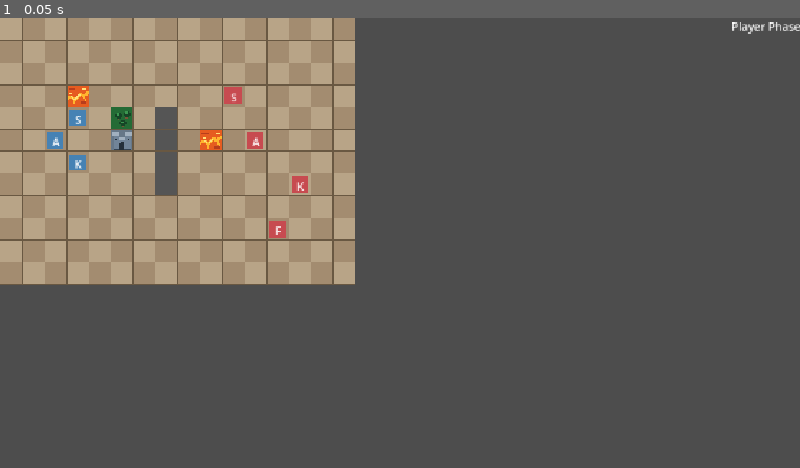
Above: before the commit, frame 1.
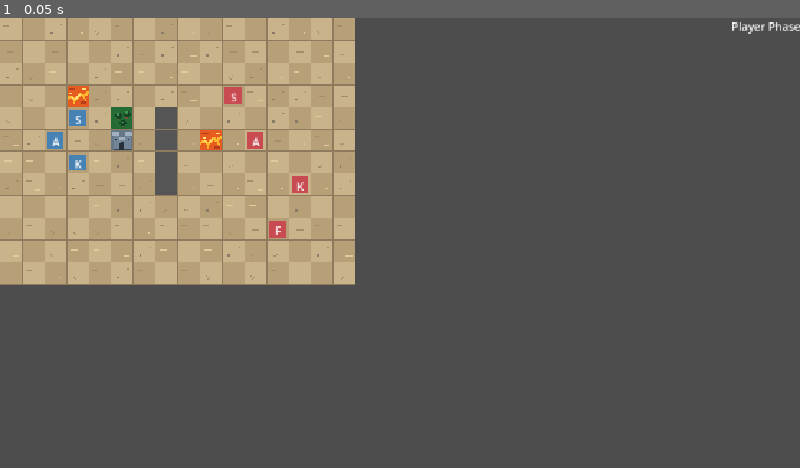
Above: after the commit, the same moment.

Repository: Maxington20/new-game-project
Game: Godot game, scene res://tests/test_encounter_selection.tscn
Same seed, same stepped clock (60 frames per second), same inputs: the game is played once before the commit and once after it. The project has no main scene, so this scene is started directly.
Inputs:
- Up to frame 1 (0.05 s): no input

The runs differ from the first frame. In frame 1, 2.0% of the frame differs, in the area x 0-45%, y 0-60%.

Commit message:
Added biome-specific battlefield and combat backgrounds

Diff:
--- a/scenes/battle_animation_overlay.gd
+++ b/scenes/battle_animation_overlay.gd
@@ -58,7 +58,8 @@
 var level_title: Label
 var level_stats_column: VBoxContainer
 var promotion_picker: PromotionSelection
-
+var sky_scenery: Control
+var ground_details: Control
 
 func _ready() -> void:
 	mouse_filter = Control.MOUSE_FILTER_STOP
@@ -67,8 +68,9 @@
 	ground.color = GROUND_COLOR
 
 	setup_terrain_backgrounds()
-
+	setup_sky_scenery()
 	setup_terrain_scenery()
+	setup_ground_details()
 
 	enemy_sprite.color = ENEMY_COLOR
 	player_sprite.color = PLAYER_COLOR
@@ -163,6 +165,8 @@
 	player_terrain_ground.color = get_battle_terrain_color(player_unit)
 
 	update_terrain_scenery()
+	update_sky_scenery()
+	update_ground_details()
 
 	player_name.text = player_unit.unit_data.character_name
 	enemy_name.text = enemy_unit.unit_data.character_name
@@ -814,6 +818,7 @@
 
 
 
+
 func get_battle_terrain_color(unit: Unit) -> Color:
 	if battlefield_grid == null:
 		return GROUND_COLOR
@@ -822,18 +827,25 @@
 		unit.grid_position
 	)
 
-	if terrain == null:
-		return GROUND_COLOR
-
-	match terrain.terrain_type:
-		TerrainResource.TerrainType.FOREST:
-			return Color("#285c32")
-
-		TerrainResource.TerrainType.FORT:
-			return Color("#707986")
-
-		TerrainResource.TerrainType.LAVA:
-			return Color("#9b3f28")
+	# Special terrain takes priority over the map's biome.
+	if terrain != null:
+		match terrain.terrain_type:
+			TerrainResource.TerrainType.FOREST:
+				return Color("#285c32")
+
+			TerrainResource.TerrainType.FORT:
+				return Color("#707986")
+
+			TerrainResource.TerrainType.LAVA:
+				return Color("#9b3f28")
+
+	# Ordinary ground reflects the battlefield's biome.
+	match battlefield_grid.biome:
+		BattlefieldGrid.Biome.DESERT:
+			return Color("#c5aa7e")
+
+		BattlefieldGrid.Biome.SNOW:
+			return Color("#d8e3e9")
 
 		_:
 			return GROUND_COLOR
@@ -849,6 +861,8 @@
 
 
 
+
+
 func update_terrain_scenery() -> void:
 	for child in terrain_scenery.get_children():
 		child.queue_free()
@@ -858,36 +872,45 @@
 
 	var half_width: float = size.x / 2.0
 
-	var enemy_terrain: TerrainResource = battlefield_grid.get_terrain_at(
-		enemy_unit.grid_position
-	)
-
-	var player_terrain: TerrainResource = battlefield_grid.get_terrain_at(
-		player_unit.grid_position
-	)
-
-	if enemy_terrain != null:
-		match enemy_terrain.terrain_type:
+	add_unit_terrain_scenery(enemy_unit, 0.0, half_width)
+	add_unit_terrain_scenery(player_unit, half_width, half_width)
+
+
+func add_unit_terrain_scenery(
+	unit: Unit,
+	start_x: float,
+	section_width: float
+) -> void:
+	var terrain: TerrainResource = battlefield_grid.get_terrain_at(
+		unit.grid_position
+	)
+
+	if terrain != null:
+		match terrain.terrain_type:
 			TerrainResource.TerrainType.FOREST:
-				add_forest_scenery(Vector2(half_width * 0.5, size.y * 0.52))
+				add_forest_scenery(
+					Vector2(start_x + section_width / 2.0, size.y * 0.52)
+				)
+				return
 
 			TerrainResource.TerrainType.FORT:
-				add_fort_scenery(0.0, half_width)
+				add_fort_scenery(start_x, section_width)
+				return
 
 			TerrainResource.TerrainType.LAVA:
-				add_lava_scenery(0.0, half_width)
-
-	if player_terrain != null:
-		match player_terrain.terrain_type:
-			TerrainResource.TerrainType.FOREST:
-				add_forest_scenery(Vector2(half_width * 1.5, size.y * 0.52))
-
-			TerrainResource.TerrainType.FORT:
-				add_fort_scenery(half_width, half_width)
-
-			TerrainResource.TerrainType.LAVA:
-				add_lava_scenery(half_width, half_width)
-
+				add_lava_scenery(start_x, section_width)
+				return
+
+	# Ordinary terrain uses the map's biome.
+	match battlefield_grid.biome:
+		BattlefieldGrid.Biome.GRASSLAND:
+			add_grassland_scenery(start_x, section_width)
+
+		BattlefieldGrid.Biome.DESERT:
+			add_desert_scenery(start_x, section_width)
+
+		BattlefieldGrid.Biome.SNOW:
+			pass
 
 
 func add_forest_scenery(center: Vector2) -> void:
@@ -1031,3 +1054,355 @@
 		)
 		rock.mouse_filter = Control.MOUSE_FILTER_IGNORE
 		terrain_scenery.add_child(rock)
+
+
+func add_desert_scenery(start_x: float, section_width: float) -> void:
+	var ground_y: float = size.y / 2.0 + 80.0
+
+	# Distant sand dunes.
+	var dune_color := Color("#d8be91")
+	var dune_shadow := Color("#b99a6e")
+
+	var dune := Polygon2D.new()
+	dune.polygon = PackedVector2Array([
+		Vector2(start_x, ground_y),
+		Vector2(start_x, ground_y - 20),
+		Vector2(start_x + section_width * 0.25, ground_y - 65),
+		Vector2(start_x + section_width * 0.55, ground_y - 30),
+		Vector2(start_x + section_width * 0.8, ground_y - 55),
+		Vector2(start_x + section_width, ground_y - 15),
+		Vector2(start_x + section_width, ground_y)
+	])
+	dune.color = dune_color
+	terrain_scenery.add_child(dune)
+
+	# A smaller dune in front.
+	var foreground_dune := Polygon2D.new()
+	foreground_dune.polygon = PackedVector2Array([
+		Vector2(start_x, ground_y),
+		Vector2(start_x + section_width * 0.15, ground_y - 15),
+		Vector2(start_x + section_width * 0.4, ground_y - 35),
+		Vector2(start_x + section_width * 0.7, ground_y - 10),
+		Vector2(start_x + section_width, ground_y),
+	])
+	foreground_dune.color = dune_shadow
+	terrain_scenery.add_child(foreground_dune)
+
+	# Small rocks along the ground.
+	for i in range(4):
+		var rock := ColorRect.new()
+		rock.color = Color("#897760")
+		rock.size = Vector2(12 + (i % 2) * 6, 6 + (i % 3) * 3)
+		rock.position = Vector2(
+			start_x + 30.0 + i * (section_width - 60.0) / 4.0,
+			ground_y - rock.size.y
+		)
+		rock.mouse_filter = Control.MOUSE_FILTER_IGNORE
+		terrain_scenery.add_child(rock)
+
+
+func add_grassland_scenery(start_x: float, section_width: float) -> void:
+	var ground_y: float = size.y / 2.0 + 80.0
+
+	var distant_hill_color := Color("#729c6a")
+	var near_hill_color := Color("#527f4d")
+	var bush_dark := Color("#315d35")
+	var bush_light := Color("#4e8a4c")
+
+	# Distant rolling hills.
+	var distant_hills := Polygon2D.new()
+	distant_hills.polygon = PackedVector2Array([
+		Vector2(start_x, ground_y),
+		Vector2(start_x, ground_y - 15),
+		Vector2(start_x + section_width * 0.2, ground_y - 55),
+		Vector2(start_x + section_width * 0.45, ground_y - 30),
+		Vector2(start_x + section_width * 0.7, ground_y - 65),
+		Vector2(start_x + section_width, ground_y - 20),
+		Vector2(start_x + section_width, ground_y)
+	])
+	distant_hills.color = distant_hill_color
+	terrain_scenery.add_child(distant_hills)
+
+	# Nearer, darker hills.
+	var near_hills := Polygon2D.new()
+	near_hills.polygon = PackedVector2Array([
+		Vector2(start_x, ground_y),
+		Vector2(start_x + section_width * 0.15, ground_y - 20),
+		Vector2(start_x + section_width * 0.4, ground_y - 35),
+		Vector2(start_x + section_width * 0.65, ground_y - 15),
+		Vector2(start_x + section_width, ground_y - 30),
+		Vector2(start_x + section_width, ground_y)
+	])
+	near_hills.color = near_hill_color
+	terrain_scenery.add_child(near_hills)
+
+	# Small bushes along the ground.
+	for i in range(4):
+		var bush := ColorRect.new()
+		bush.color = bush_dark
+		bush.size = Vector2(24, 12)
+		bush.position = Vector2(
+			start_x + 25.0 + i * (section_width - 50.0) / 4.0,
+			ground_y - 12.0
+		)
+		bush.mouse_filter = Control.MOUSE_FILTER_IGNORE
+		terrain_scenery.add_child(bush)
+
+		var highlight := ColorRect.new()
+		highlight.color = bush_light
+		highlight.size = Vector2(14, 5)
+		highlight.position = Vector2(5, 2)
+		highlight.mouse_filter = Control.MOUSE_FILTER_IGNORE
+		bush.add_child(highlight)
+
+func setup_sky_scenery() -> void:
+	sky_scenery = Control.new()
+	sky_scenery.name = "SkyScenery"
+	sky_scenery.mouse_filter = Control.MOUSE_FILTER_IGNORE
+	background.add_child(sky_scenery)
+	background.move_child(sky_scenery, 0)
+
+
+
+
+func update_sky_scenery() -> void:
+	for child in sky_scenery.get_children():
+		child.queue_free()
+
+	if battlefield_grid == null:
+		return
+
+	var half_width: float = size.x / 2.0
+
+	match battlefield_grid.biome:
+		BattlefieldGrid.Biome.GRASSLAND:
+			add_pixel_cloud(Vector2(half_width * 0.25, size.y * 0.16))
+			add_pixel_cloud(Vector2(half_width * 0.65, size.y * 0.28))
+			add_pixel_cloud(Vector2(half_width * 1.25, size.y * 0.19))
+			add_pixel_cloud(Vector2(half_width * 1.7, size.y * 0.12))
+
+		BattlefieldGrid.Biome.DESERT:
+			add_desert_sky_details()
+
+		BattlefieldGrid.Biome.SNOW:
+			pass
+
+
+
+func add_pixel_cloud(position: Vector2) -> void:
+	var cloud_color := Color("#c7d7df")
+	var cloud_highlight := Color("#e6edf1")
+
+	var cloud := Control.new()
+	cloud.position = position
+	cloud.mouse_filter = Control.MOUSE_FILTER_IGNORE
+	sky_scenery.add_child(cloud)
+
+	var blocks: Array[Rect2] = [
+		Rect2(8, 8, 56, 16),
+		Rect2(16, 0, 32, 16),
+		Rect2(0, 16, 72, 12)
+	]
+
+	for block in blocks:
+		var rect := ColorRect.new()
+		rect.color = cloud_color
+		rect.position = block.position
+		rect.size = block.size
+		rect.mouse_filter = Control.MOUSE_FILTER_IGNORE
+		cloud.add_child(rect)
+
+	var highlight := ColorRect.new()
+	highlight.color = cloud_highlight
+	highlight.position = Vector2(20, 4)
+	highlight.size = Vector2(24, 8)
+	highlight.mouse_filter = Control.MOUSE_FILTER_IGNORE
+	cloud.add_child(highlight)
+
+func setup_ground_details() -> void:
+	ground_details = Control.new()
+	ground_details.name = "GroundDetails"
+	ground_details.mouse_filter = Control.MOUSE_FILTER_IGNORE
+	ground_details.z_index = 5
+	background.add_child(ground_details)
+
+
+
+
+func update_ground_details() -> void:
+	for child in ground_details.get_children():
+		child.queue_free()
+
+	if battlefield_grid == null:
+		return
+
+	var half_width: float = size.x / 2.0
+
+	add_unit_ground_details(enemy_unit, 0.0, half_width)
+	add_unit_ground_details(player_unit, half_width, half_width)
+
+
+
+func add_unit_ground_details(
+	unit: Unit,
+	start_x: float,
+	section_width: float
+) -> void:
+	var terrain: TerrainResource = battlefield_grid.get_terrain_at(
+		unit.grid_position
+	)
+
+	# Special terrain will get its own ground decorations later.
+	if terrain != null:
+		if terrain.terrain_type != TerrainResource.TerrainType.PLAINS:
+			return
+
+	match battlefield_grid.biome:
+		BattlefieldGrid.Biome.GRASSLAND:
+			add_grassland_ground_details(start_x, section_width)
+
+		BattlefieldGrid.Biome.DESERT:
+			add_desert_ground_details(start_x, section_width)
+
+		BattlefieldGrid.Biome.SNOW:
+			pass
+
+
+
+func add_grassland_ground_details(start_x: float, section_width: float) -> void:
+	var ground_y: float = size.y / 2.0 + 80.0
+
+	var grass_dark := Color("#355c32")
+	var grass_light := Color("#91ad70")
+	var flower_yellow := Color("#eadb84")
+	var soil_color := Color("#526b46")
+
+	# Scatter details in a predictable pattern.
+	for i in range(14):
+		var x: float = start_x + 15.0 + float(i) * (section_width - 30.0) / 14.0
+		var y: float = ground_y + 18.0 + float((i * 17) % 65)
+
+		# Small grass tufts.
+		if i % 3 != 0:
+			var grass := Line2D.new()
+			grass.width = 2.0
+			grass.default_color = grass_dark if i % 2 == 0 else grass_light
+			grass.points = PackedVector2Array([
+				Vector2(x - 4, y - 5),
+				Vector2(x, y),
+				Vector2(x + 4, y - 7)
+			])
+			ground_details.add_child(grass)
+
+		# Occasional tiny flowers.
+		if i % 5 == 0:
+			var flower := ColorRect.new()
+			flower.color = flower_yellow
+			flower.position = Vector2(x + 5, y - 5)
+			flower.size = Vector2(4, 4)
+			flower.mouse_filter = Control.MOUSE_FILTER_IGNORE
+			ground_details.add_child(flower)
+
+		# Sparse patches of exposed soil.
+		if i % 4 == 0:
+			var soil := ColorRect.new()
+			soil.color = soil_color
+			soil.position = Vector2(x - 9, y + 8)
+			soil.size = Vector2(10, 2)
+			soil.mouse_filter = Control.MOUSE_FILTER_IGNORE
+			ground_details.add_child(soil)
+
+
+func add_desert_ground_details(start_x: float, section_width: float) -> void:
+	var ground_y: float = size.y / 2.0 + 80.0
+
+	var ripple_dark := Color("#9b805b")
+	var ripple_light := Color("#e4cea3")
+	var pebble_color := Color("#776650")
+
+	for i in range(16):
+		var x: float = start_x + 12.0 + float(i) * (section_width - 24.0) / 16.0
+		var y: float = ground_y + 18.0 + float((i * 19) % 65)
+
+		# Short horizontal marks suggest wind-shaped sand.
+		if i % 3 != 0:
+			var ripple := Line2D.new()
+			ripple.width = 2.0
+			ripple.default_color = ripple_dark if i % 2 == 0 else ripple_light
+			ripple.points = PackedVector2Array([
+				Vector2(x - 7.0, y),
+				Vector2(x + 3.0, y),
+				Vector2(x + 7.0, y - 2.0)
+			])
+			ground_details.add_child(ripple)
+
+		# Occasional small stones.
+		if i % 5 == 0:
+			var pebble := ColorRect.new()
+			pebble.color = pebble_color
+			pebble.position = Vector2(x + 5.0, y + 6.0)
+			pebble.size = Vector2(5.0, 3.0)
+			pebble.mouse_filter = Control.MOUSE_FILTER_IGNORE
+			ground_details.add_child(pebble)
+
+		# Tiny bright patches break up the flat sand colour.
+		if i % 4 == 0:
+			var highlight := ColorRect.new()
+			highlight.color = ripple_light
+			highlight.position = Vector2(x - 9.0, y + 10.0)
+			highlight.size = Vector2(9.0, 2.0)
+			highlight.mouse_filter = Control.MOUSE_FILTER_IGNORE
+			ground_details.add_child(highlight)
+
+
+
+func add_desert_sky_details() -> void:
+	var haze_color := Color("#b7a6a0", 0.28)
+	var cloud_color := Color("#dfc8ae", 0.65)
+	var cloud_highlight := Color("#f0ddc2", 0.75)
+
+	# Thin atmospheric haze bands.
+	for i in range(4):
+		var haze := ColorRect.new()
+		haze.color = haze_color
+		haze.position = Vector2(
+			0.0,
+			size.y * (0.24 + float(i) * 0.11)
+		)
+		haze.size = Vector2(size.x, 6.0 + float(i % 2) * 4.0)
+		haze.mouse_filter = Control.MOUSE_FILTER_IGNORE
+		sky_scenery.add_child(haze)
+
+	# A few thin, stretched-out clouds.
+	var cloud_positions: Array[Vector2] = [
+		Vector2(size.x * 0.12, size.y * 0.15),
+		Vector2(size.x * 0.48, size.y * 0.23),
+		Vector2(size.x * 0.78, size.y * 0.12)
+	]
+
+	for cloud_position in cloud_positions:
+		var cloud := Control.new()
+		cloud.position = cloud_position
+		cloud.mouse_filter = Control.MOUSE_FILTER_IGNORE
+		sky_scenery.add_child(cloud)
+
+		var main := ColorRect.new()
+		main.color = cloud_color
+		main.position = Vector2.ZERO
+		main.size = Vector2(110, 8)
+		main.mouse_filter = Control.MOUSE_FILTER_IGNORE
+		cloud.add_child(main)
+
+		var upper := ColorRect.new()
+		upper.color = cloud_highlight
+		upper.position = Vector2(24, -5)
+		upper.size = Vector2(55, 5)
+		upper.mouse_filter = Control.MOUSE_FILTER_IGNORE
+		cloud.add_child(upper)
+
+		var tail := ColorRect.new()
+		tail.color = cloud_color
+		tail.position = Vector2(70, 8)
+		tail.size = Vector2(55, 4)
+		tail.mouse_filter = Control.MOUSE_FILTER_IGNORE
+		cloud.add_child(tail)
--- a/scenes/grid.gd
+++ b/scenes/grid.gd
@@ -17,6 +17,14 @@
 const COLOR_SELECTED := Color("#e8d36a")
 const COLOR_MOVEMENT := Color("#6a9fe8")
 const COLOR_ATTACK := Color("#d96b6b")
+
+const DESERT_LIGHT := Color("#c9b38a")
+const DESERT_DARK := Color("#b7a077")
+const DESERT_LINES := Color("#8e7b5e")
+
+const SNOW_LIGHT := Color("#e1e9ed")
+const SNOW_DARK := Color("#cbd8df")
+const SNOW_LINES := Color("#a5b8c3")
 
 const DIRECTIONS: Array[Vector2i] = [
 	Vector2i.UP,
@@ -25,6 +33,14 @@
 	Vector2i.LEFT
 ]
 
+enum Biome {
+	GRASSLAND,
+	DESERT,
+	SNOW
+}
+
+@export var biome: Biome = Biome.GRASSLAND
+
 var selected_cell: Vector2i = Vector2i(-1, -1)
 var highlighted_cells: Array[Vector2i] = []
 var attack_cells: Array[Vector2i] = []
@@ -40,11 +56,10 @@
 				Vector2(CELL_SIZE, CELL_SIZE)
 			)
 
-			# Base checkerboard colour.
-			var color := color_light
-
-			if (x + y) % 2 == 1:
-				color = color_dark
+			# Base ground colour depends on the map's biome.
+			var color: Color = get_biome_ground_color(cell)
+
+
 
 			# Special terrain.
 			var terrain := get_terrain_at(cell)
@@ -63,19 +78,38 @@
 			draw_rect(rect, color)
 
 			# Draw terrain decorations.
-			if terrain != null and not blocked_cells.has(cell):
-				match terrain.terrain_type:
-					TerrainResource.TerrainType.FOREST:
-						draw_forest_tile(rect.position)
-
-					TerrainResource.TerrainType.FORT:
-						draw_fort_tile(rect.position)
-
-					TerrainResource.TerrainType.LAVA:
-						draw_lava_tile(rect.position)
-
-			# Draw normal grid lines.
-			draw_rect(rect, color_lines, false, 1.0)
+			if not blocked_cells.has(cell):
+				if terrain == null or terrain.terrain_type == TerrainResource.TerrainType.PLAINS:
+					match biome:
+						Biome.DESERT:
+							draw_desert_tile(cell, rect.position)
+
+						Biome.GRASSLAND:
+							draw_plains_tile(cell, rect.position)
+
+						Biome.SNOW:
+							pass
+				else:
+					match terrain.terrain_type:
+						TerrainResource.TerrainType.FOREST:
+							draw_forest_tile(rect.position)
+
+						TerrainResource.TerrainType.FORT:
+							draw_fort_tile(rect.position)
+
+						TerrainResource.TerrainType.LAVA:
+							draw_lava_tile(rect.position)
+
+			# Draw grid lines appropriate for the biome.
+			var line_color: Color = color_lines
+
+			match biome:
+				Biome.DESERT:
+					line_color = DESERT_LINES
+				Biome.SNOW:
+					line_color = SNOW_LINES
+
+			draw_rect(rect, line_color, false, 1.0)
 
 			# Draw movement and attack borders.
 			if cell in highlighted_cells:
@@ -544,3 +578,174 @@
 		Rect2(tile_position + Vector2(23, 5), Vector2(5, 2)),
 		lava_hot
 	)
+
+
+
+func draw_plains_tile(cell: Vector2i, tile_position: Vector2) -> void:
+	# A stable pseudo-random pattern based on cell coordinates.
+	# No actual RNG, so redraws always produce the same result.
+	var seed_value: int = absi(
+		cell.x * 73856093 ^ cell.y * 19349663
+	)
+
+	var variation: int = seed_value % 4
+	var grass_dark := Color("#527b47")
+	var grass_light := Color("#a5c394")
+	var flower_color := Color("#e8d78a")
+
+	match variation:
+		0:
+			# Two small grass tufts.
+			draw_line(
+				tile_position + Vector2(8, 22),
+				tile_position + Vector2(6, 17),
+				grass_dark,
+				1.0
+			)
+			draw_line(
+				tile_position + Vector2(8, 22),
+				tile_position + Vector2(10, 16),
+				grass_dark,
+				1.0
+			)
+			draw_line(
+				tile_position + Vector2(23, 12),
+				tile_position + Vector2(25, 8),
+				grass_light,
+				1.0
+			)
+
+		1:
+			# Scattered short blades.
+			for offset in [
+				Vector2(5, 9),
+				Vector2(19, 23),
+				Vector2(27, 14)
+			]:
+				draw_line(
+					tile_position + offset,
+					tile_position + offset + Vector2(-2, -4),
+					grass_dark,
+					1.0
+				)
+
+		2:
+			# A small tuft with a tiny flower.
+			draw_line(
+				tile_position + Vector2(11, 24),
+				tile_position + Vector2(9, 19),
+				grass_dark,
+				1.0
+			)
+			draw_line(
+				tile_position + Vector2(11, 24),
+				tile_position + Vector2(14, 20),
+				grass_dark,
+				1.0
+			)
+			draw_rect(
+				Rect2(tile_position + Vector2(23, 9), Vector2(2, 2)),
+				flower_color
+			)
+
+		3:
+			# Sparse ground details.
+			draw_rect(
+				Rect2(tile_position + Vector2(7, 14), Vector2(3, 1)),
+				grass_light
+			)
+			draw_rect(
+				Rect2(tile_position + Vector2(22, 25), Vector2(2, 1)),
+				grass_dark
+			)
+
+
+func get_biome_ground_color(cell: Vector2i) -> Color:
+	var is_light: bool = (cell.x + cell.y) % 2 == 0
+
+	match biome:
+		Biome.DESERT:
+			return DESERT_LIGHT if is_light else DESERT_DARK
+
+		Biome.SNOW:
+			return SNOW_LIGHT if is_light else SNOW_DARK
+
+		_:
+			return color_light if is_light else color_dark
+
+
+func draw_desert_tile(cell: Vector2i, tile_position: Vector2) -> void:
+	# Deterministic variation: each cell keeps its pattern on redraw.
+	var seed_value: int = absi(
+		cell.x * 73856093 ^ cell.y * 19349663
+	)
+
+	var variation: int = seed_value % 5
+
+	var sand_shadow := Color("#a58d65")
+	var sand_highlight := Color("#dfc99d")
+	var rock_color := Color("#887b69")
+
+	match variation:
+		0:
+			# Short wind-swept sand lines.
+			draw_line(
+				tile_position + Vector2(5, 11),
+				tile_position + Vector2(13, 11),
+				sand_shadow,
+				1.0
+			)
+			draw_line(
+				tile_position + Vector2(18, 23),
+				tile_position + Vector2(27, 23),
+				sand_highlight,
+				1.0
+			)
+
+		1:
+			# A few small stones.
+			draw_rect(
+				Rect2(tile_position + Vector2(8, 20), Vector2(4, 3)),
+				rock_color
+			)
+			draw_rect(
+				Rect2(tile_position + Vector2(23, 9), Vector2(3, 2)),
+				sand_shadow
+			)
+
+		2:
+			# Sparse dried vegetation.
+			draw_line(
+				tile_position + Vector2(12, 24),
+				tile_position + Vector2(9, 19),
+				sand_shadow,
+				1.0
+			)
+			draw_line(
+				tile_position + Vector2(12, 24),
+				tile_position + Vector2(15, 20),
+				sand_shadow,
+				1.0
+			)
+
+		3:
+			# Subtle sand ripples.
+			draw_line(
+				tile_position + Vector2(6, 14),
+				tile_position + Vector2(16, 14),
+				sand_highlight,
+				1.0
+			)
+			draw_line(
+				tile_position + Vector2(11, 17),
+				tile_position + Vector2(21, 17),
+				sand_shadow,
+				1.0
+			)
+
+		4:
+			# Nearly bare sand.
+			draw_rect(
+				Rect2(tile_position + Vector2(21, 21), Vector2(3, 1)),
+				sand_highlight
+			)
--- a/scenes/maps/battlefield_map_01.tscn
+++ b/scenes/maps/battlefield_map_01.tscn
@@ -1,6 +1,29 @@
 [gd_scene format=3 uid="uid://d2uobs2qi5nx2"]
 
 [ext_resource type="Script" uid="uid://bdxk7p8jgwg8a" path="res://scenes/grid.gd" id="1_3ioxg"]
+[ext_resource type="Script" uid="uid://cuvxx7egx0eo" path="res://scripts/resources/terrain_cell_resource.gd" id="2_lnrsu"]
+[ext_resource type="Resource" uid="uid://bt7sr3wa5kjkn" path="res://resources/terrain/fort.tres" id="3_6cofc"]
+[ext_resource type="Resource" uid="uid://iavasaifvytn" path="res://resources/terrain/forest.tres" id="4_6cofc"]
+[ext_resource type="Resource" uid="uid://de8wkfsymeumt" path="res://resources/terrain/lava.tres" id="5_7eh6v"]
+
+[sub_resource type="Resource" id="Resource_3xjfw"]
+script = ExtResource("2_lnrsu")
+position = Vector2i(5, 5)
+terrain = ExtResource("3_6cofc")
+metadata/_custom_type_script = "uid://cuvxx7egx0eo"
+
+[sub_resource type="Resource" id="Resource_7eh6v"]
+script = ExtResource("2_lnrsu")
+position = Vector2i(5, 6)
+terrain = ExtResource("4_6cofc")
+metadata/_custom_type_script = "uid://cuvxx7egx0eo"
+
+[sub_resource type="Resource" id="Resource_lo3r5"]
+script = ExtResource("2_lnrsu")
+position = Vector2i(5, 7)
+terrain = ExtResource("5_7eh6v")
+metadata/_custom_type_script = "uid://cuvxx7egx0eo"
 
 [node name="Grid" type="Node2D" unique_id=1665304342]
 script = ExtResource("1_3ioxg")
+terrain_cells = Array[ExtResource("2_lnrsu")]([SubResource("Resource_3xjfw"), SubResource("Resource_7eh6v"), SubResource("Resource_lo3r5")])
--- a/scenes/maps/battlefield_map_02.tscn
+++ b/scenes/maps/battlefield_map_02.tscn
@@ -37,3 +37,4 @@
 color_light = Color(0.72156864, 0.6431373, 0.5294118, 1)
 color_dark = Color(0.6392157, 0.54901963, 0.4392157, 1)
 color_lines = Color(0.4117647, 0.34509805, 0.25882354, 1)
+biome = 1
